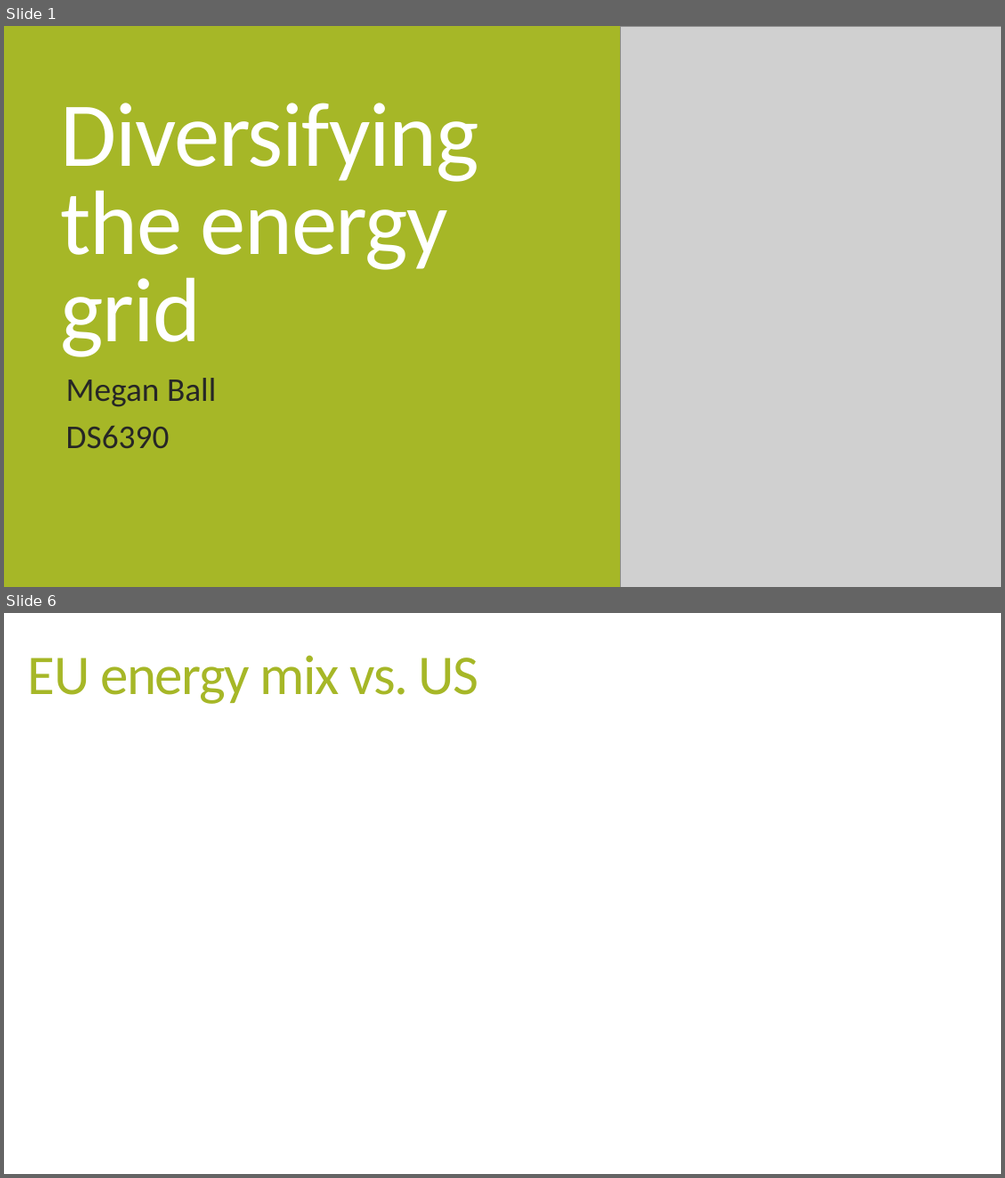
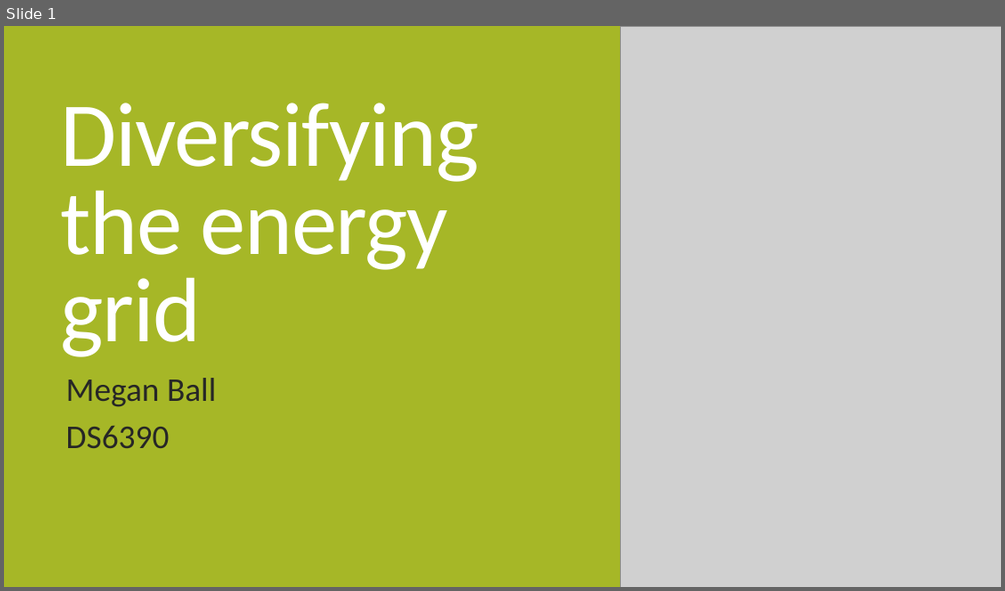
Before and after one commit to megball/DS6390-project, a slide deck: docs/MeganBall_Energy_DataStory_DS6390.pptx. Shown one above the other, each under a label of ours: slides 1 and 6 before the commit, slide 1 after it; the slides between them are not shown. The pictures are 1005x1178 and 1005x591 pixels, drawn with LibreOffice and Linux fonts; fonts in the diff are those of the drawing; grey boxes stand for pictures. Boxes give left, top, right and bottom in pixels: in the first picture for what was removed or moved away, otherwise in the second. Text is boxed around its words. In the diff, an @@ line names an element or a change of style, - is before the commit and + after.

```diff
--- a/docs/MeganBall_Energy_DataStory_DS6390.pptx
+++ b/docs/MeganBall_Energy_DataStory_DS6390.pptx
@@ slide 6 removed at box(4, 613, 1001, 1174), background #FFFFFF @@
@@ title removed at box(28, 655, 479, 704) @@
-EU energy mix vs. US
```
Also in this commit, not shown: 3 slides changed, 4 slides added, 4 other slides removed, 21 other files.
